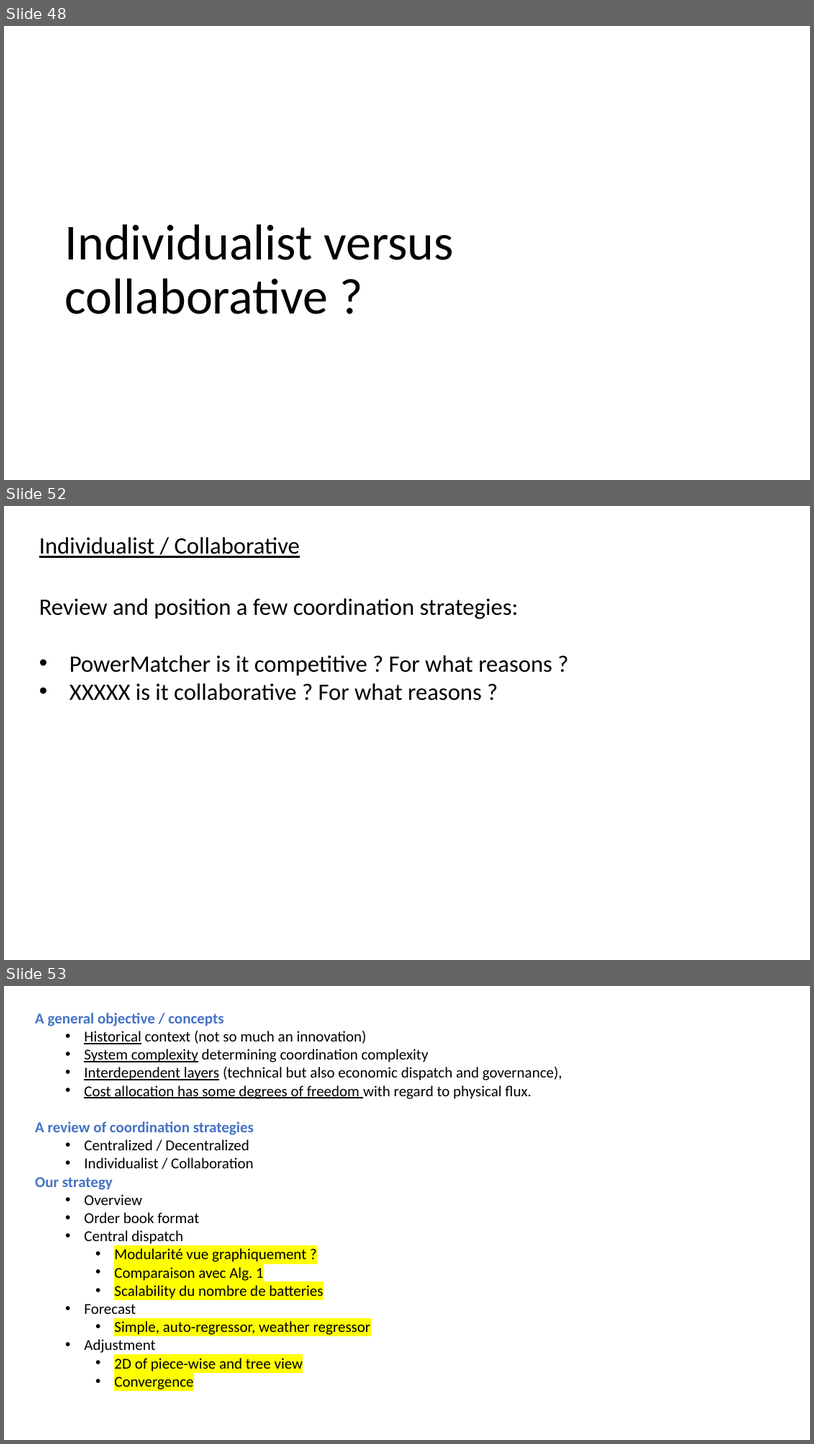
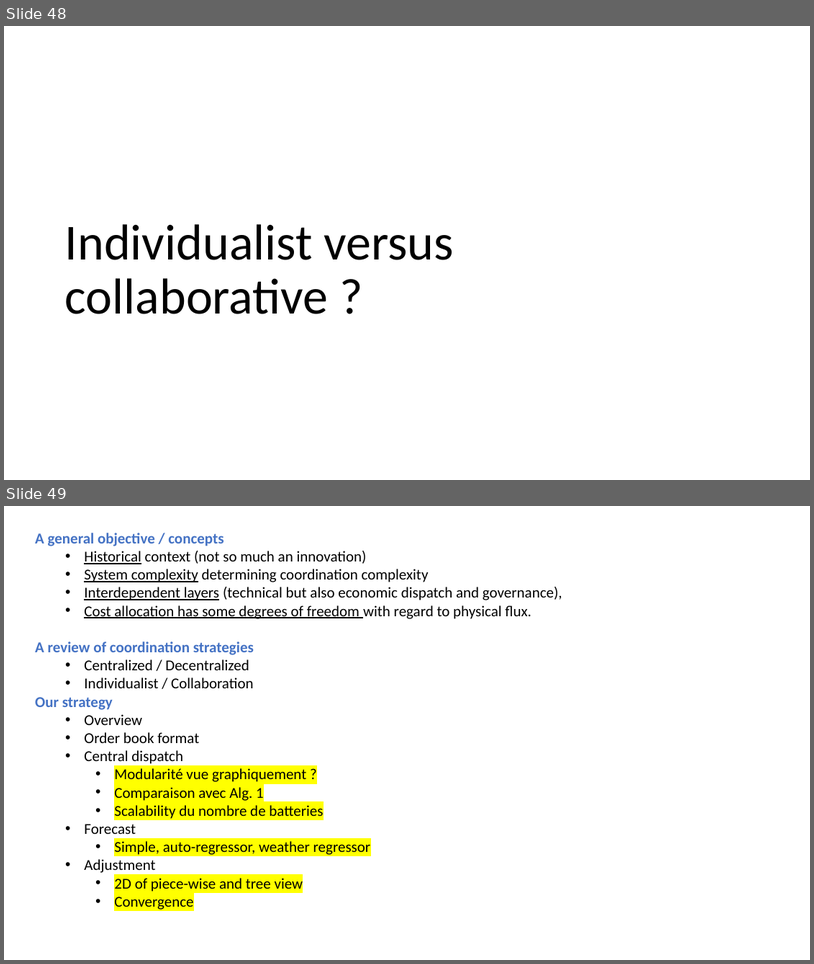
Before and after one commit to Jonathan56/supplementary_thesis, a slide deck: figures.pptx. Shown one above the other, each under a label of ours: slides 48, 52 and 53 before the commit, slides 48 and 49 after it; the slides between them are not shown. The pictures are 814x1444 and 814x964 pixels, drawn with LibreOffice and Linux fonts; fonts in the diff are those of the drawing. Boxes give left, top, right and bottom in pixels: in the first picture for what was removed or moved away, otherwise in the second. Text is boxed around its words. In the diff, an @@ line names an element or a change of style, - is before the commit and + after.

```diff
--- a/figures.pptx
+++ b/figures.pptx
@@ slide 52 removed at [4, 506, 810, 960], background #FFFFFF @@
@@ text removed at [39, 537, 300, 558] @@
-Individualist / Collaborative
@@ text removed at [39, 598, 553, 700] @@
-Review and position a few coordination strategies:
-• PowerMatcher is it competitive ? For what reasons ?
-• XXXXX is it collaborative ? For what reasons ?
@@ what was slide 53 is now slide 49 @@
```
Also in this commit, not shown: 1 slide changed, 5 slides added, 7 other slides removed, 3 other files.
